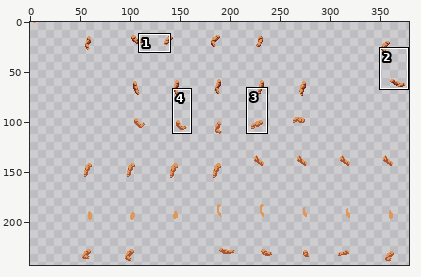
Sprite sheet -- items/armors/unsung/UnsungEnglishGentlemanSuit/FSleeve.png. Above, an overview of the earlier version with the close-up marked.
Close-up. First the earlier version:
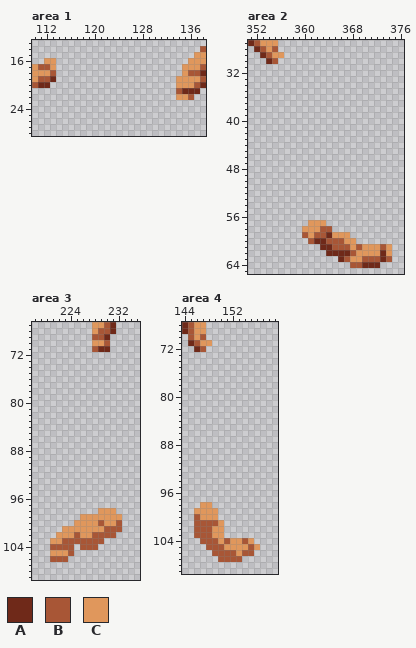
The file is 387x301 pixels. Shown: area 1: x 110..138, y 13..28; area 2: x 351..376, y 27..65; area 3: x 218..235, y 67..109; area 4: x 144..159, y 68..109. The wide view leaves out empty margins. The commit also changed other parts of the picture, which this record leaves out.
Palette (. is transparent): A #6f2919  B #a85636  C #e0975c
Pixels before, area 1, first column x 110:
14 ............................B
15 ...........................CC
16 ..CC......................CCC
17 CBBC.....................CCCB
18 CCCB.....................CBBA
19 CBBA....................CCCCB
20 BAA.....................CCCBA
21 ........................BAAA.
22 ........................CCB..
Pixels before, area 2, first column x 351:
27 ABCCC...................
28 .ABCB...................
29 ..ABCC..................
30 ...AB...................
31 ........................
32 ........................
33 ........................
34 ........................
35 ........................
36 ........................
37 ........................
38 ........................
39 ........................
40 ........................
41 ........................
42 ........................
43 ........................
44 ........................
45 ........................
46 ........................
47 ........................
48 ........................
49 ........................
50 ........................
51 ........................
52 ........................
53 ........................
54 ........................
55 ........................
56 ........................
57 ..........CCC...........
58 .........CCCBB..........
59 .........BCBBACCC.......
60 ..........BAABBBCC......
61 ............AABBBCBCCCBC
62 .............AAAABCCCCAC
63 ...............ABCCBBBAB
64 .................BBAAA..
Pixels before, area 3, first column x 221:
 67 .......CCBA.
 68 .......CBBA.
 69 .......BBA..
 70 .......CCB..
 71 .......BAA..
 72 ............
 73 ............
 74 ............
 75 ............
 76 ............
 77 ............
 78 ............
 79 ............
 80 ............
 81 ............
 82 ............
 83 ............
 84 ............
 85 ............
 86 ............
 87 ............
 88 ............
 89 ............
 90 ............
 91 ............
 92 ............
 93 ............
 94 ............
 95 ............
 96 ............
 97 ............
 98 ........CCC.
 99 .....CCCCCCC
100 ....CCCCBCCB
101 ..CCCCCCCBBB
102 .CCCBCCBBBB.
103 CCBBBBBBB...
104 BBBB.BBB....
105 CCCB........
106 BBB.........
Pixels before, area 4, first column x 144:
 68 ABCC.........
 69 ABCC.........
 70 .BCB.........
 71 .ABCC........
 72 ..AB.........
 73 .............
 74 .............
 75 .............
 76 .............
 77 .............
 78 .............
 79 .............
 80 .............
 81 .............
 82 .............
 83 .............
 84 .............
 85 .............
 86 .............
 87 .............
 88 .............
 89 .............
 90 .............
 91 .............
 92 .............
 93 .............
 94 .............
 95 .............
 96 .............
 97 .............
 98 ...CC........
 99 ..CCCC.......
100 ..BCCC.......
101 ..BBBBC......
102 ..BBBCC......
103 ..BBBCC......
104 ...BBBCBCCBC.
105 ....BBBCCCCBC
106 .....BBBBCBB.
107 ......BBBB...
The result:
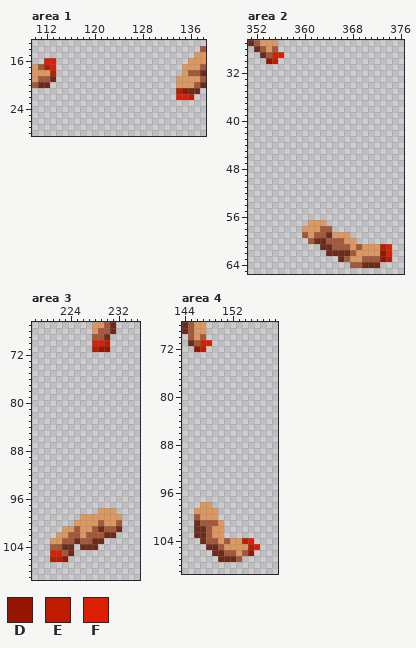
Colours new in this view: D #951500  E #be1b00  F #dc1f00
Edits made:
Area 1:
y 16: x 112..113 CC -> FF
y 17: x 112..113 BC -> EF
y 18: x 113 B -> E
y 21: x 134..135 BA -> ED
y 22: x 134..136 CCB -> FFE
Area 2:
y 29: x 355..356 CC -> FF
y 30: x 354..355 AB -> DE
y 61: x 373..374 BC -> EF
y 62: x 373..374 AC -> DF
y 63: x 373..374 AB -> DE
Area 3:
y 70: x 228..230 CCB -> FFE
y 71: x 228..230 BAA -> EDD
y 101: x 225 C -> B; x 228..229 CC -> BA; x 232 B -> A
y 102: x 224 C -> B; x 227 C -> B; x 230..231 BB -> AA
y 103: x 225 B -> A; x 228..229 BB -> AA
y 104: x 223..224 BB -> AA; x 226..228 BBB -> AAA
y 105: x 221..224 CCCB -> FFBA
y 106: x 221..223 BBB -> EED
Area 4:
y 71: x 147..148 CC -> FF
y 72: x 146..147 AB -> DE
y 101: x 146 B -> A
y 102..103: x 146..147 BB -> AA
y 104: x 147 B -> A; x 154..155 BC -> EF
y 105: x 148..149 BB -> AA; x 155..156 BC -> EF
y 106: x 149..150 BB -> AA; x 155 B -> D
y 107: x 150..152 BBB -> AAA
Changed places in both close-ups, as pixel boxes (x1, y1, x2, y2):
changed: (44, 58, 56, 76)
changed: (176, 88, 194, 100)
changed: (266, 52, 284, 64)
changed: (380, 244, 392, 262)
changed: (92, 340, 110, 352)
changed: (50, 526, 122, 562)
changed: (194, 340, 212, 352)
changed: (194, 520, 260, 562)
